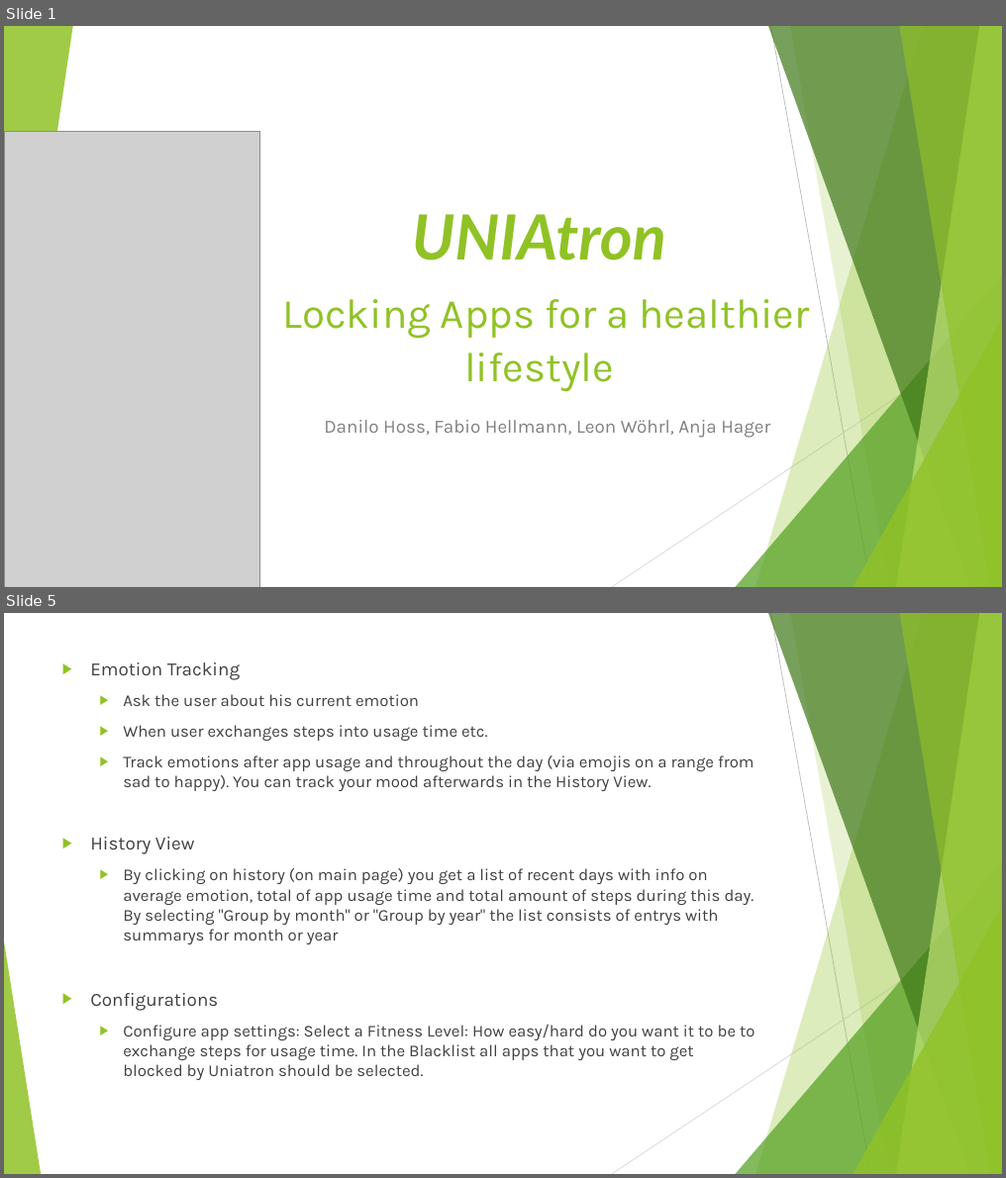
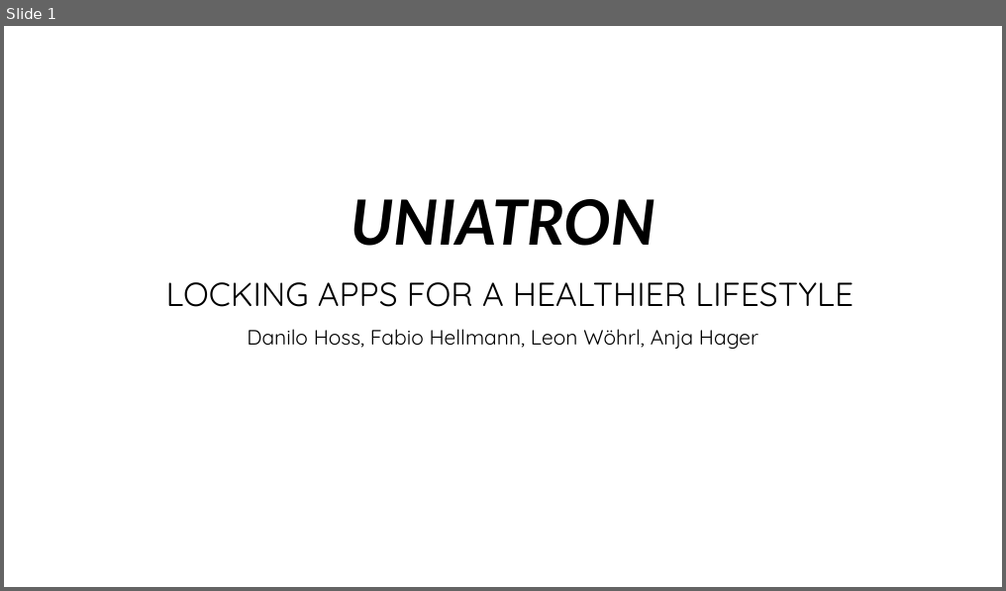
Before and after one commit to FHellmann/Uniatron, a slide deck: doc/Presentation/Uniatron-Presentation1207.pptx. Shown one above the other, each under a label of ours: slides 1 and 5 before the commit, slide 1 after it; the slides between them are not shown. The pictures are 1006x1178 and 1006x591 pixels, drawn with LibreOffice and Linux fonts; fonts in the diff are those of the drawing; grey boxes stand for pictures; background and template pictures are left out. Boxes give left, top, right and bottom in pixels: in the first picture for what was removed or moved away, otherwise in the second. Text is boxed around its words. In the diff, an @@ line names an element or a change of style, - is before the commit and + after.

```diff
--- a/doc/Presentation/Uniatron-Presentation1207.pptx
+++ b/doc/Presentation/Uniatron-Presentation1207.pptx
@@ slide 5 removed at bbox=[4, 613, 1002, 1174], background #FFFFFF; not listed: 9 template elements that a slide beside it also shows @@
@@ text removed at bbox=[90, 663, 754, 1080] @@
-▶ Emotion Tracking
-  ▶ Ask the user about his current emotion
-  ▶ When user exchanges steps into usage time etc.
-  ▶ Track emotions after app usage and throughout the day (via emojis on a range from sad to happy). You can track your mood afterwards in the History View.
-▶ History View
-  ▶ By clicking on history (on main page) you get a list of recent days with info on average emotion, total of app usage time and total amount of steps during this day. By selecting "Group by month" or "Group by year" the list consists of entrys with summarys for month or year
-▶ Configurations
-  ▶ Configure app settings: Select a Fitness Level: How easy/hard do you want it to be to exchange steps for usage time. In the Blacklist all apps that you want to get blocked by Uniatron should be selected.
@@ triangle removed at bbox=[4, 942, 41, 1174] @@
@@ slide 1 changed as well @@
@@ group removed at bbox=[4, 26, 1002, 587]: 5 freeform shapes, 3 triangles, 2 lines @@
@@ picture removed at bbox=[4, 132, 260, 587] @@
@@ title at bbox=[166, 199, 853, 307]: text changed; size 40 to 32 pt; font Karla to Quicksand; text colour #90C226 to #000000 @@
-UNIAtron
-Locking Apps for a healthier lifestyle
+UNIATRON
+LOCKING APPS FOR A HEALTHIER LIFESTYLE
@@ subtitle "Danilo Hoss, Fabio Hellmann, Leon ...": place and size @@
-subtitle "Danilo Hoss, Fabio Hellmann, Leon ..." at bbox=[324, 420, 770, 438]
+subtitle "Danilo Hoss, Fabio Hellmann, Leon ..." at bbox=[247, 329, 758, 349]
@@ subtitle "Danilo Hoss, Fabio Hellmann, Leon ..." at bbox=[247, 329, 758, 349]: size 18 to 20 pt, font Karla to Quicksand, text colour #808080 to #000000; alignment right to centre; line spacing 1 to 0.9 @@
```
Also in this commit, not shown: 1 other slide changed, 4 slides added, 7 other slides removed.
